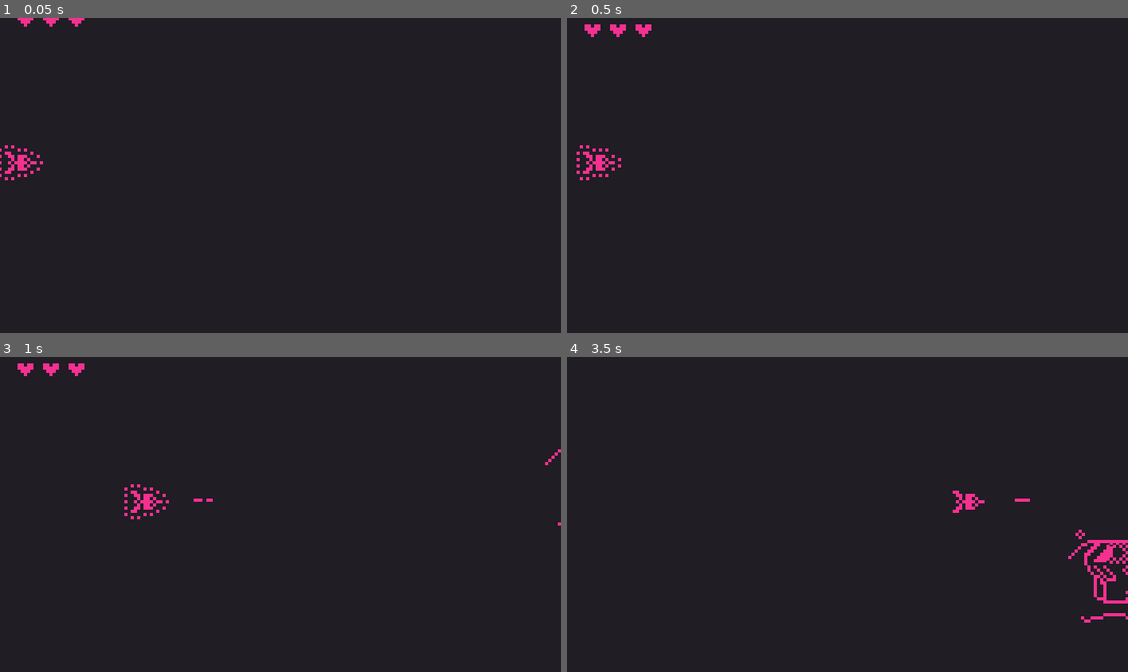
Above: before the commit, frames 1-4 (two rows, left to right).
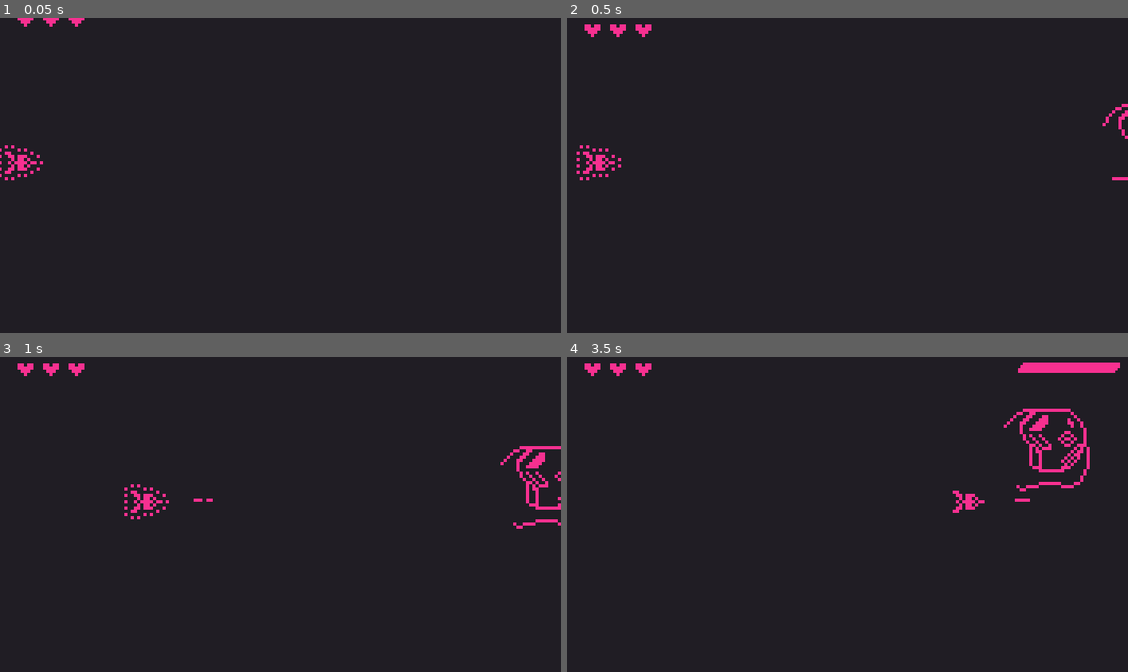
Above: after the commit, the same moments.

Repository: victor-romero-martinez/space-umpact
Game: Godot game, scene res://test/test_room.tscn
Same seed, same stepped clock (60 frames per second), same inputs: the game is played once before the commit and once after it. This scene is started directly instead of the project's main scene.
Inputs:
- Up to frame 1 (0.05 s): no input
- Up to frame 2 (0.5 s): no input
- Up to frame 3 (1 s): tap Enter (ui_accept) at 0.5, 0.77 s; hold Right (ui_right) from 0.53 s (still down)
- Up to frame 4 (3.5 s): tap Enter (ui_accept) at 1.52, 3.02 s; release Right (ui_right) at 2.03 s; hold Left (ui_left) 2.03-2.78 s; hold Right (ui_right) from 2.78 s (still down)

Frame 1 is identical in both runs. In frame 2, 0.1% of the frame differs, in the area x 95-100%, y 27-52%; in frame 3, 0.6%; in frame 4, 2.5%, in the area x 3-100%, y 1-85%.

Commit message:
update: boss

Diff:
--- a/levels/level_1/boss_chunk.tscn
+++ b/levels/level_1/boss_chunk.tscn
@@ -11,7 +11,7 @@
 [node name="BossChunk" type="Node2D"]
 
 [node name="Boss1" parent="." node_paths=PackedStringArray("fsm", "move_down", "move_up", "move_left", "dead_move") instance=ExtResource("1_6kwli")]
-position = Vector2(192, 40)
+position = Vector2(190, 40)
 fsm = NodePath("EnemyStateMachine")
 move_down = NodePath("EnemyStateMachine/EnemyMoveDown")
 move_up = NodePath("EnemyStateMachine/EnemyMoveUp")
--- a/scenes/enemies/boss_1.tscn
+++ b/scenes/enemies/boss_1.tscn
@@ -59,7 +59,7 @@
 collision_layer = 0
 collision_mask = 0
 script = ExtResource("2_fcshl")
-health = 6
+speed = 4.0
 bullet_scene = ExtResource("3_23eqv")
 explotion_scene = ExtResource("4_7o8cd")
 
--- a/scripts/enemy/boss.gd
+++ b/scripts/enemy/boss.gd
@@ -17,23 +17,42 @@
 @export var dead_move: DeadBoss
 
 
-var global
-var _can_shoot: bool = false
-var _is_dead: bool = false
+@onready var global = Global
 
+var spetial_timer: Timer
 
 func _ready():
-	global = Global
-
 	if fsm and move_down and move_up and move_left:
 		move_left.end_move_left.connect(fsm.change_state.bind(move_up))
 		move_down.end_move_down.connect(fsm.change_state.bind(move_up))
 		move_up.end_move_up.connect(fsm.change_state.bind(move_down))
 		connect('defeated', _dead)
+		connect('activate_fight', _make_time)
 
 	$AnimatedSprite2D.play("default")
 
-	var spetial_timer = Timer.new()
+
+func _physics_process(_delta):
+	if global_position.x < global.screen_size.x\
+	and global_position.y < global.screen_size.y:
+		on_viewport.emit()
+
+
+func _make_bullets():
+	var rand_y = randf_range(-4, 4) #y = -2
+	var g_position = global_position
+	g_position.x -= 8.0
+	g_position.y += rand_y
+
+	for _b in bullet_by_shots:
+		var bullet = bullet_scene.instantiate()
+		bullet.position = g_position
+		bullet.go_negative()
+		add_sibling(bullet)
+
+
+func _make_time():
+	spetial_timer = Timer.new()
 	add_child(spetial_timer)
 	spetial_timer.one_shot = false
 	spetial_timer.wait_time = timer_shots # this is 2.0s
@@ -41,36 +60,19 @@
 	spetial_timer.start()
 
 
-func _physics_process(_delta):
-	if global_position.x < global.screen_size.x\
-	and global_position.y < global.screen_size.y:
-		on_viewport.emit()
-
-	if health == 0:
-		defeated.emit()
-
-func _make_bullets():
-	var _rand_y = randf_range(-4, 4) #y = -2
-	var _g_position = global_position
-	_g_position.x -= 8.0
-	_g_position.y += _rand_y
-
-	for _b in bullet_by_shots:
-		var bullet = bullet_scene.instantiate()
-		bullet.position = _g_position
-		bullet.go_negative()
-		add_sibling(bullet)
-
-
+# TODO: tal vez lo cambie a un estado
 func _on_special_action():
-	if _can_shoot:
+	if global.defeated_boss:
+		spetial_timer.stop()
+	else:
 		_make_bullets()
 
 
+
 func _rand_explotion():
-	var _rand_position = randf_range(-10.0, 10.0)
+	var rand_position = randf_range(-10.0, 10.0)
 	var boom = explotion_scene.instantiate()
-	boom.position = position + Vector2(_rand_position, _rand_position)
+	boom.position = position + Vector2(rand_position, rand_position)
 
 	add_sibling(boom)
 
@@ -78,14 +80,13 @@
 func _dead():
 	global.defeated_boss = true
 	$CollisionShape2D.disabled = true
+	_rand_explotion()
+	%ExploitTrigger.start()
+
 	if dead_move:
+		# ATTENTION: Disconnect move_down signal to avoid state inconsistency
+		move_down.end_move_down.disconnect(fsm.change_state)
 		fsm.change_state(dead_move)
-
-
-	#if global_position.y > (global.screen_size.y + 20):
-		#global.queue_boss = true
-		#queue_free()
-
 
 func _set_blinking():
 	var _tween_timer: float = 0.25
@@ -95,19 +96,13 @@
 	tween.tween_property($AnimatedSprite2D, "modulate:a", 1.0, _tween_timer).from(_tween_timer)
 
 
-func _make_boom():
-	_is_dead = true
-	_can_shoot = false
-	_rand_explotion()
-	%ExploitTrigger.start()
-
-
 func apply_damge():
 	health -= 1
 	_set_blinking()
 	hit.emit(1)
+
 	if health == 0:
-		_make_boom()
+		defeated.emit()
 
 
 func _on_timer_timeout():
--- a/scripts/state/move_down.gd
+++ b/scripts/state/move_down.gd
@@ -25,7 +25,7 @@
 	set_physics_process(false)
 
 func _physics_process(_delta):
-	if actor.global_position.y > to_positon_y and actor.health > 0:
+	if actor.global_position.y > to_positon_y:
 		end_move_down.emit()
 
 	actor.move_and_slide()
--- a/scripts/state/move_left.gd
+++ b/scripts/state/move_left.gd
@@ -16,20 +16,17 @@
 
 
 func enter_state():
-	set_physics_process(true)
-	actor.velocity.x = -actor.speed
-	actor.velocity.y = 0
+	#set_physics_process(true)
+	var t = create_tween()
+	t.tween_property(actor, 'position:x', to_positon_x, 2.0)
+	t.tween_callback(_tween_end_move_left)
 
 
 func exit_state():
 	set_physics_process(false)
 
 
-func _physics_process(_delta):
-	if actor.global_position.x < to_positon_x:
-		end_move_left.emit()
-		# TODO: add type to enemy class
-		actor.activate_fight.emit()
-		actor.set_health.emit(actor.health)
-
-	actor.move_and_slide()
+func _tween_end_move_left():
+	end_move_left.emit()
+	actor.activate_fight.emit()
+	actor.set_health.emit(actor.health)
